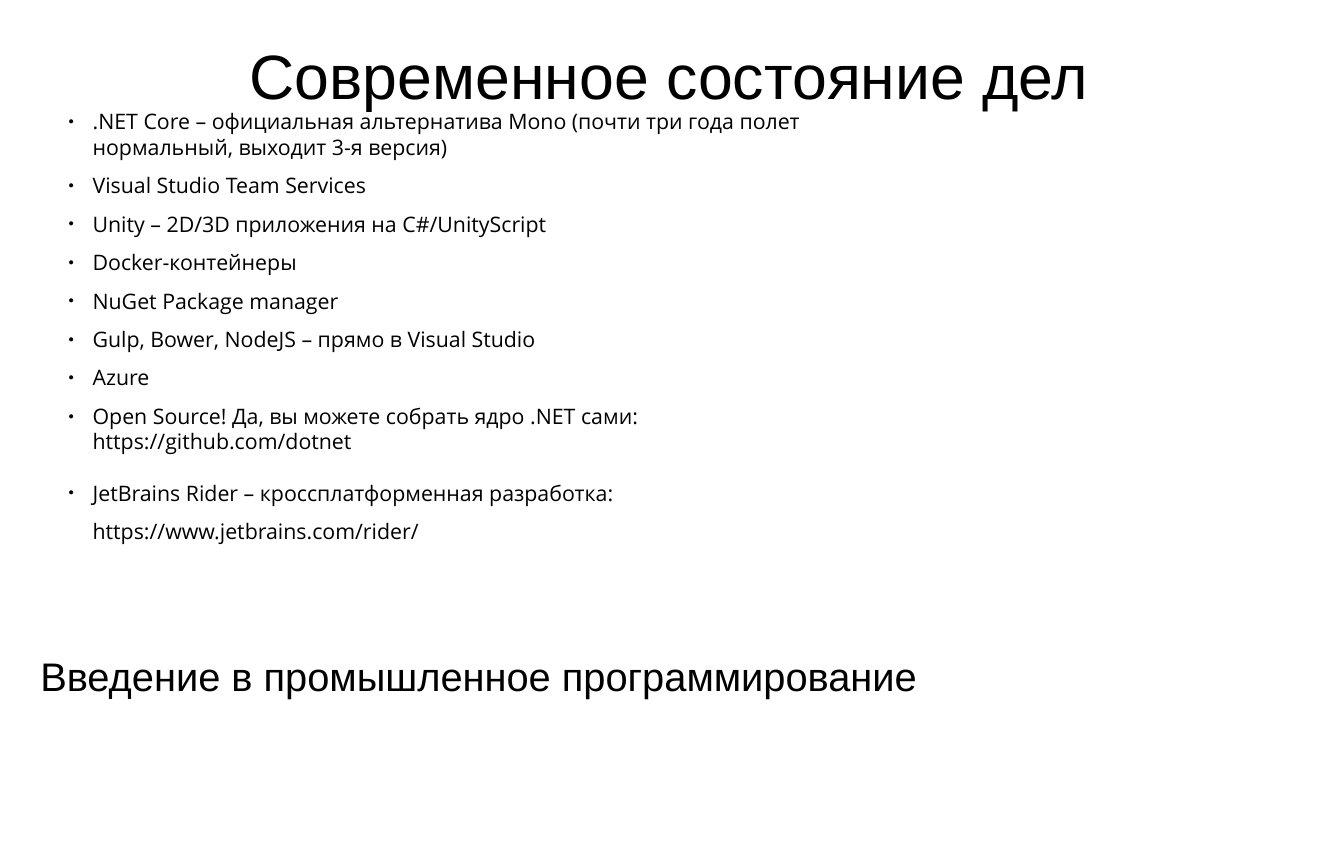
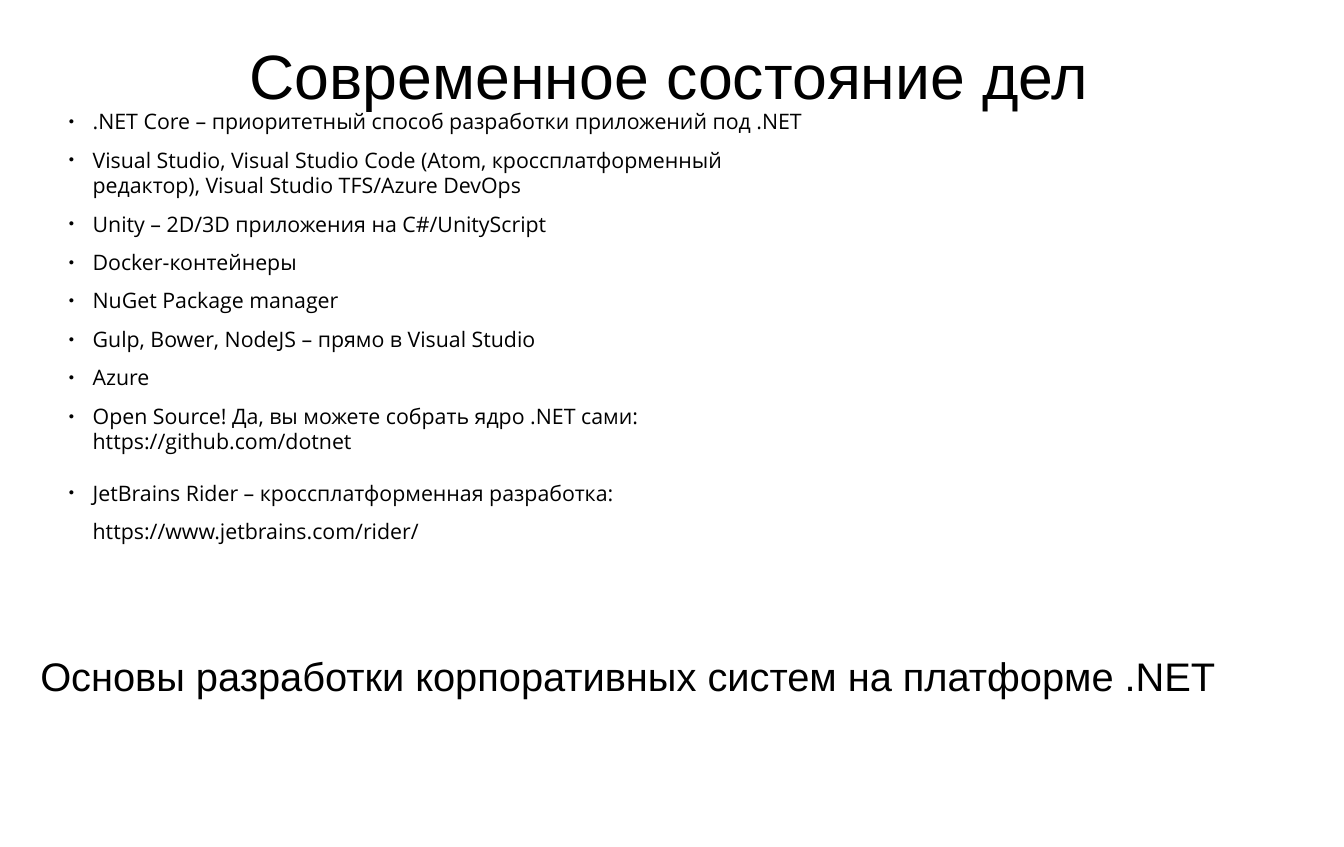
Before and after one commit to PeshekhonovK/ExampleSolution, a slide deck: slide 3 of docs/ЛЭТИ ВвПП 2019.1.pptx. Drawn at 1344x847 pixels with LibreOffice and Linux fonts; fonts in the diff are those of the drawing; background and template pictures are left out. Boxes give left, top, right and bottom in pixels: in the first picture for what was removed or moved away, otherwise in the second. Text is boxed around its words. In the diff, an @@ line names an element or a change of style, - is before the commit and + after.

```diff
--- a/docs/ЛЭТИ ВвПП 2019.1.pptx
+++ b/docs/ЛЭТИ ВвПП 2019.1.pptx
@@ text at bbox=[93, 112, 801, 198]: text changed @@
-● .NET Core – официальная альтернатива Mono (почти три года полет нормальный, выходит 3-я версия)
-● Visual Studio Team Services
+● .NET Core – приоритетный способ разработки приложений под .NET
+● Visual Studio, Visual Studio Code (Atom, кроссплатформенный редактор), Visual Studio TFS/Azure DevOps
@@ text at bbox=[40, 662, 1216, 699]: text changed @@
-Введение в промышленное программирование
+Основы разработки корпоративных систем на платформе .NET
```
Also in this commit, not shown: 10 other slides changed, 1 other file.
